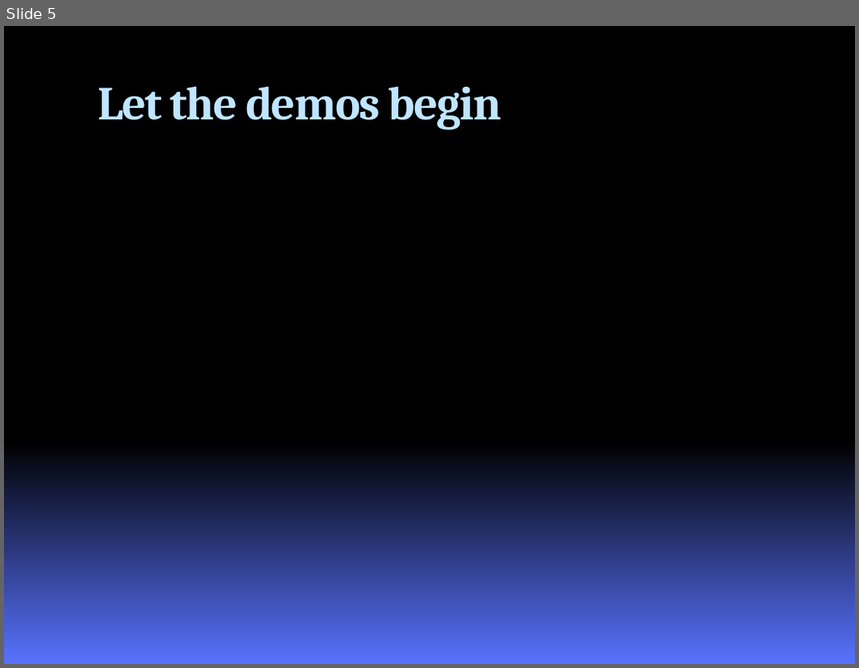
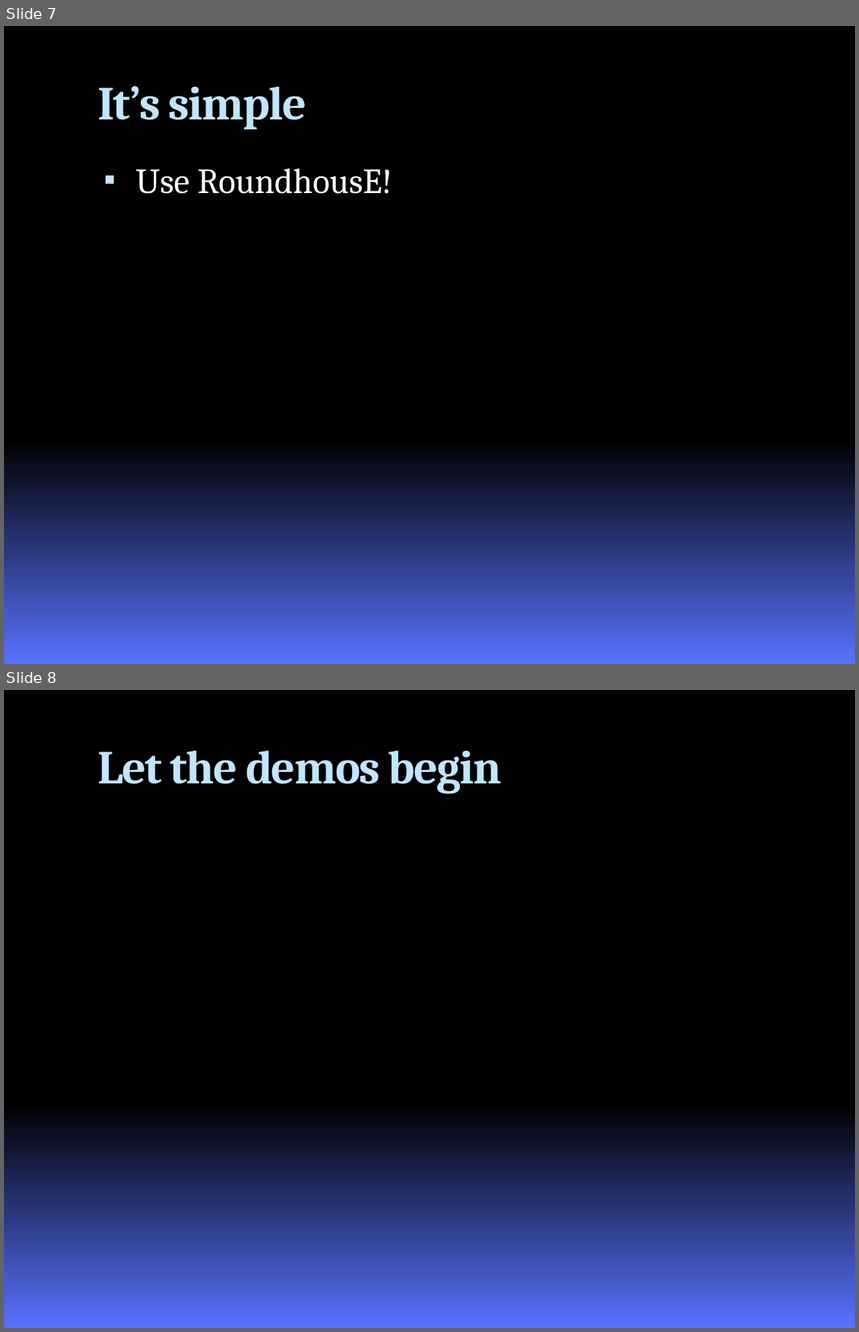
Before and after one commit to google-code-export/roundhouse, a slide deck: docs/RoundhousEPresentation.pptx. Shown one above the other, each under a label of ours: slide 5 before the commit, slides 7 and 8 after it. The pictures are 859x668 and 859x1332 pixels, drawn with LibreOffice and Linux fonts; fonts in the diff are those of the drawing; background and template pictures are left out. Boxes give left, top, right and bottom in pixels: in the first picture for what was removed or moved away, otherwise in the second. Text is boxed around its words. In the diff, an @@ line names an element or a change of style, - is before the commit and + after.

```diff
--- a/docs/RoundhousEPresentation.pptx
+++ b/docs/RoundhousEPresentation.pptx
@@ slide 7 added at (4,26,855,664), background gradient #000000 to #5972FF @@
@@ title added at (97,86,306,129), 40 pt, text #C0E5FF, bold @@
+It’s simple
@@ text added at (135,168,392,194), 30 pt, text #FFFFFF @@
+▪ Use RoundhousE!
@@ what was slide 5 is now slide 8 @@
```
Also in this commit, not shown: 4 slides changed, 3 other slides added, 1 slide removed, 19 other files.
